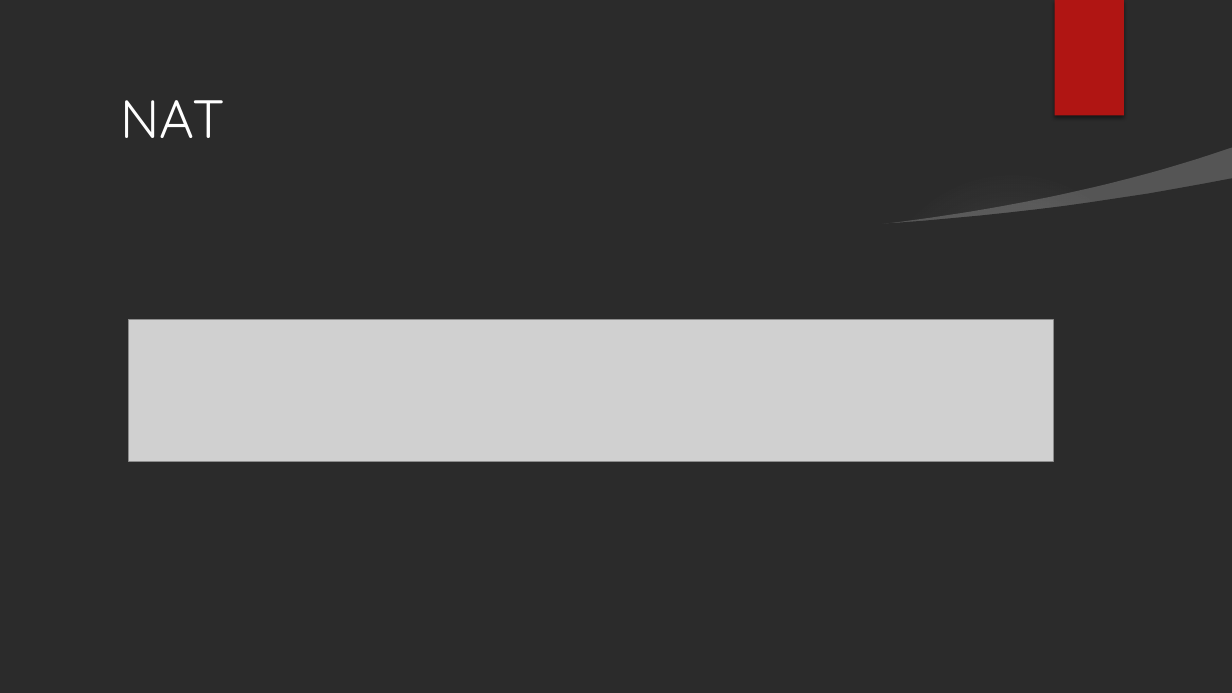
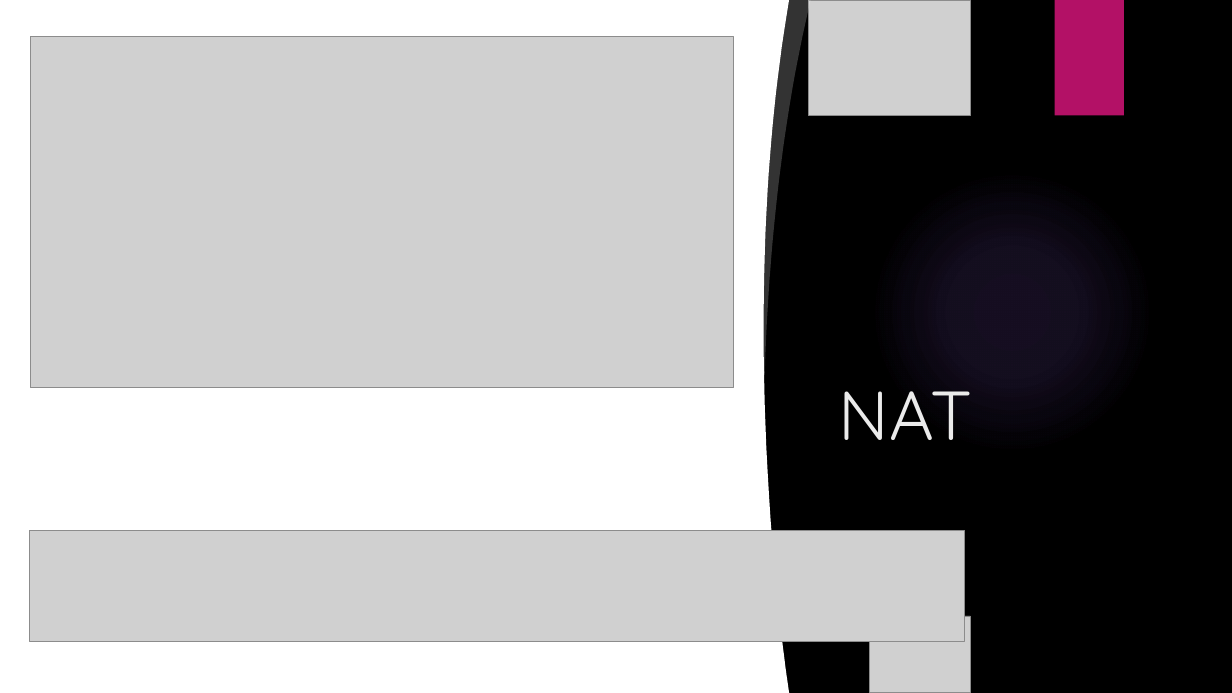
Before and after one commit to LajkaK2006/BorsodNet, a slide deck: slide 19 of Tacos KFT.pptx (slide 10 before the commit). Drawn at 1232x693 pixels with LibreOffice and Linux fonts; fonts in the diff are those of the drawing; grey boxes stand for pictures; background and template pictures are left out; a plain dark background stands for a picture behind light text. Boxes give left, top, right and bottom in pixels: in the first picture for what was removed or moved away, otherwise in the second. Text is boxed around its words. In the diff, an @@ line names an element or a change of style, - is before the commit and + after.

```diff
--- a/Tacos KFT.pptx
+++ b/Tacos KFT.pptx
@@ rectangle added at [0,0,724,693], fill #FFFFFF @@
@@ freeform shape added at [654,0,790,693], fill #FFFFFF @@
@@ freeform shape added at [754,0,811,375], fill #FFFFFF at 20% opacity @@
@@ picture added at [809,0,970,116] @@
@@ rectangle at [1055,0,1124,116]: fill #B01513 to #B31166 @@
@@ picture added at [30,37,734,388] @@
@@ title "NAT": place and size @@
-title "NAT" at [121,100,225,138]
+title "NAT" at [839,391,973,440]
@@ title "NAT" at [839,391,973,440]: size 42 to 54 pt, text colour #FFFFFF to #EBEBEB; vertical alignment middle to bottom @@
@@ freeform shape removed at [882,148,1232,231] @@
@@ freeform shape removed at [0,178,1232,693] @@
@@ ellipse at [870,169,1154,454]: fill gradient #F3F3F3 to gradient #9B6BF2 @@
@@ ellipse added at [870,169,1154,454], fill gradient #9B6BF2 @@
@@ picture added at [0,270,408,693] @@
@@ picture added at [0,292,153,531] @@
@@ picture removed at [128,320,1054,461] @@
@@ picture added at [30,531,965,641] @@
@@ picture added at [870,616,970,693] @@
```
Also in this commit, not shown: 16 other slides changed, 3 slides added, 1 slide removed.
